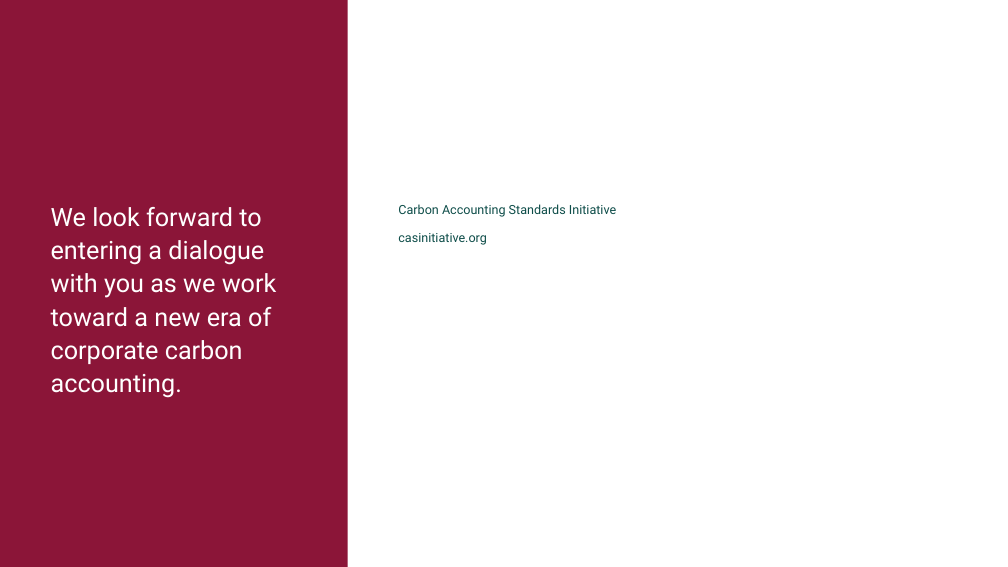
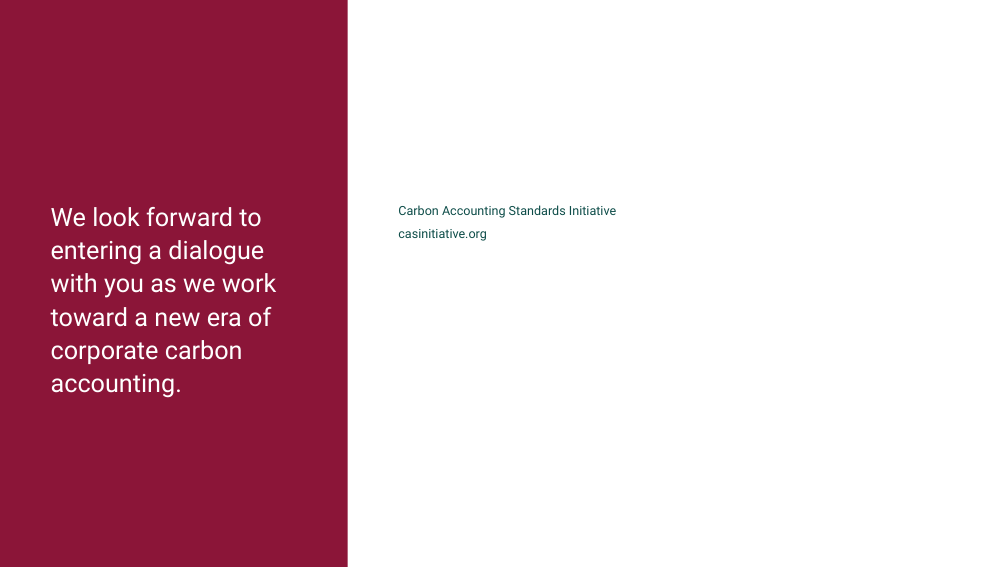
Before and after one commit to seraphinernst4/casi-ci, a slide deck: slide 8 of vorlagen/CASI-Folien-Beispiel.pptx. Drawn at 1008x567 pixels with LibreOffice and Linux fonts; fonts in the diff are those of the drawing; background and template pictures are left out. Boxes give left, top, right and bottom in pixels: in the first picture for what was removed or moved away, otherwise in the second. Text is boxed around its words. In the diff, an @@ line names an element or a change of style, - is before the commit and + after.

```diff
--- a/vorlagen/CASI-Folien-Beispiel.pptx
+++ b/vorlagen/CASI-Folien-Beispiel.pptx
@@ text "Carbon Accounting Standards Initiative" at bbox=[398, 205, 616, 241]: line spacing 1.25 to 1.35; less space between paragraphs @@
```
Also in this commit, not shown: 7 other slides changed, 19 other files.
